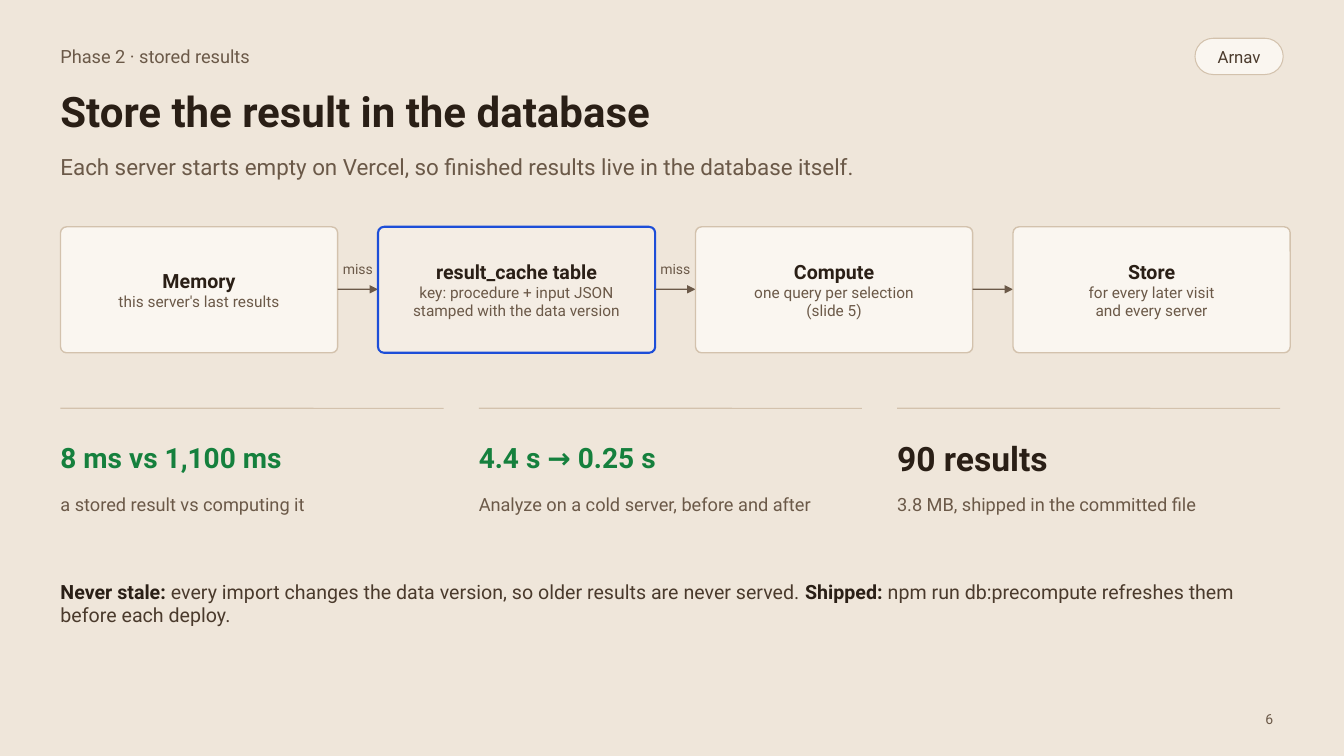
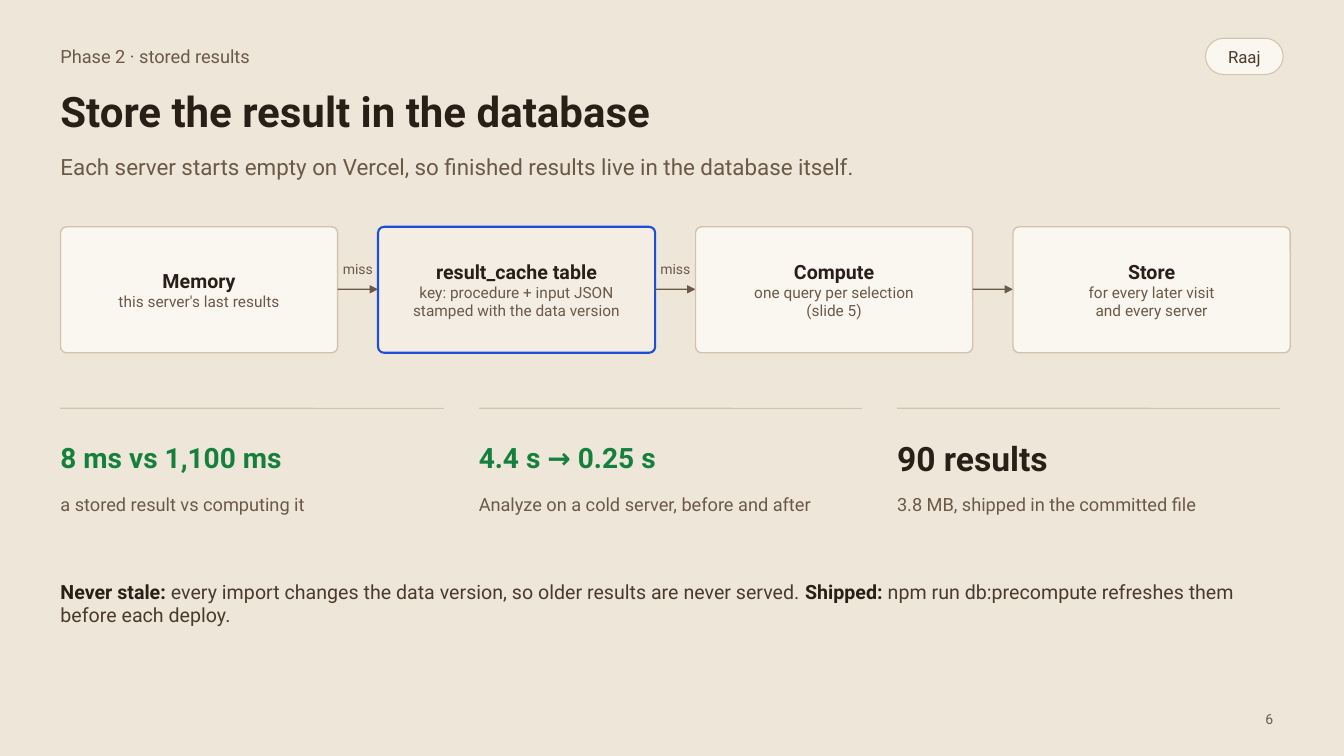
Before and after one commit to raajbanga/epaData, a slide deck: slide 6 of report/phase2/slides/epaData-slides.pptx. Drawn at 1344x756 pixels with LibreOffice and Linux fonts; fonts in the diff are those of the drawing. Boxes give left, top, right and bottom in pixels: in the first picture for what was removed or moved away, otherwise in the second. Text is boxed around its words. In the diff, an @@ line names an element or a change of style, - is before the commit and + after.

```diff
--- a/report/phase2/slides/epaData-slides.pptx
+++ b/report/phase2/slides/epaData-slides.pptx
@@ rounded rectangle: place and size @@
-rounded rectangle at [1196, 38, 1285, 75]
+rounded rectangle at [1206, 38, 1284, 75]
@@ text at [1228, 51, 1261, 67]: text changed @@
-Arnav
+Raaj
```
Also in this commit, not shown: 1 other slide changed, 3 other files.
